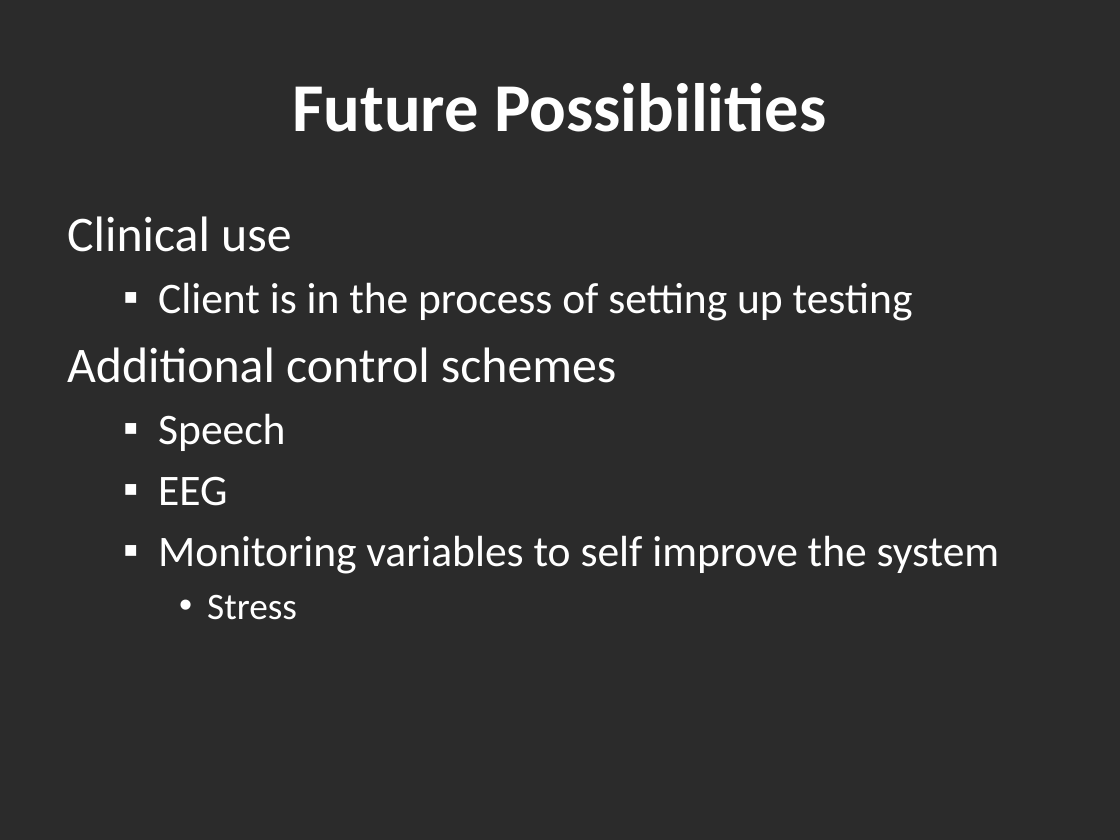
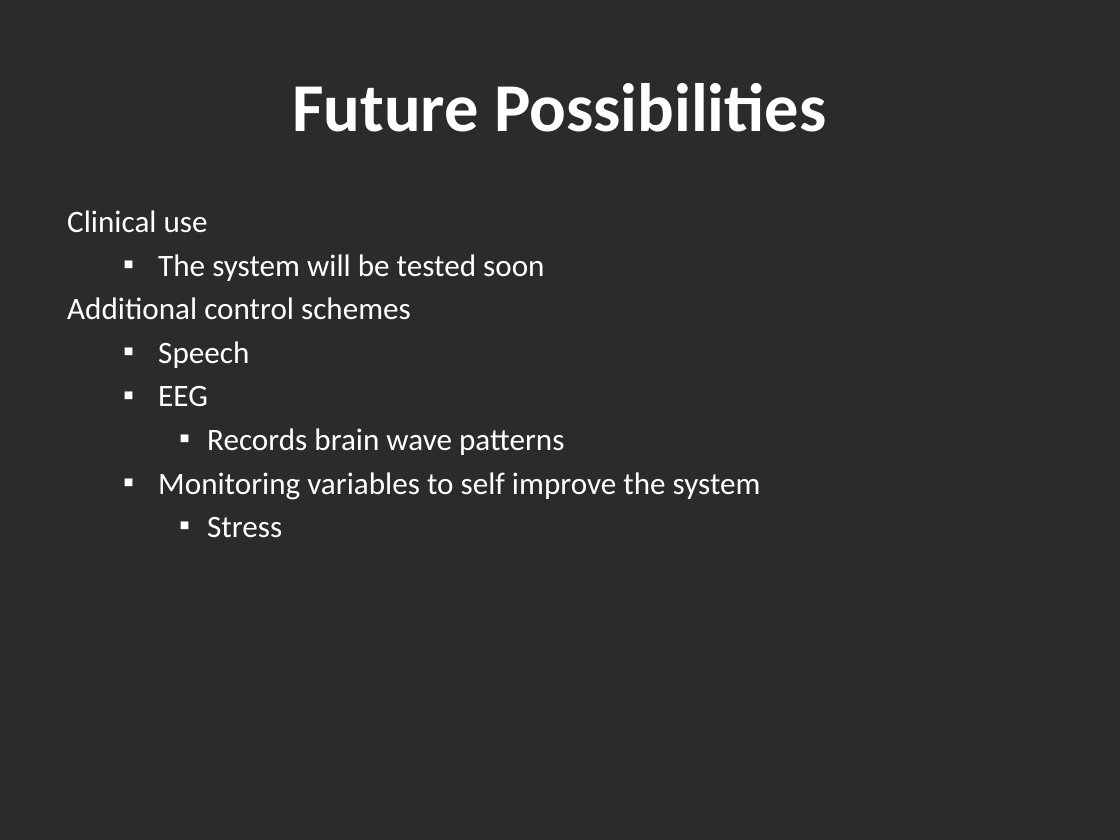
Before and after one commit to Hankli/VirtualEnvironments-Project, a slide deck: slide 15 of Documents/Presentations/Final Presentation v2.pptx. Drawn at 1120x840 pixels with LibreOffice and Linux fonts; fonts in the diff are those of the drawing; background and template pictures are left out; a plain dark background stands for a picture behind light text. Boxes give left, top, right and bottom in pixels: in the first picture for what was removed or moved away, otherwise in the second. Text is boxed around its words. In the diff, an @@ line names an element or a change of style, - is before the commit and + after.

```diff
--- a/Documents/Presentations/Final Presentation v2.pptx
+++ b/Documents/Presentations/Final Presentation v2.pptx
@@ text at [67, 210, 761, 538]: size 32 to 20 pt in "Clinical use", "Additional control schemes"; size 28 to 20 pt in "Speech", "EEG", "Monitoring variables to self improve the system"; size 24 to 20 pt in "Stress"; less space between paragraphs; bullet • to ▪ @@
@@ text at [158, 254, 544, 281]: text changed; size 28 to 20 pt @@
-  ▪ Client is in the process of setting up testing
+  ▪ The system will be tested soon
@@ text at [207, 428, 564, 455]: paragraph added @@
+    ▪ Records brain wave patterns
```
Also in this commit, not shown: 16 other slides changed, 7 other files.
